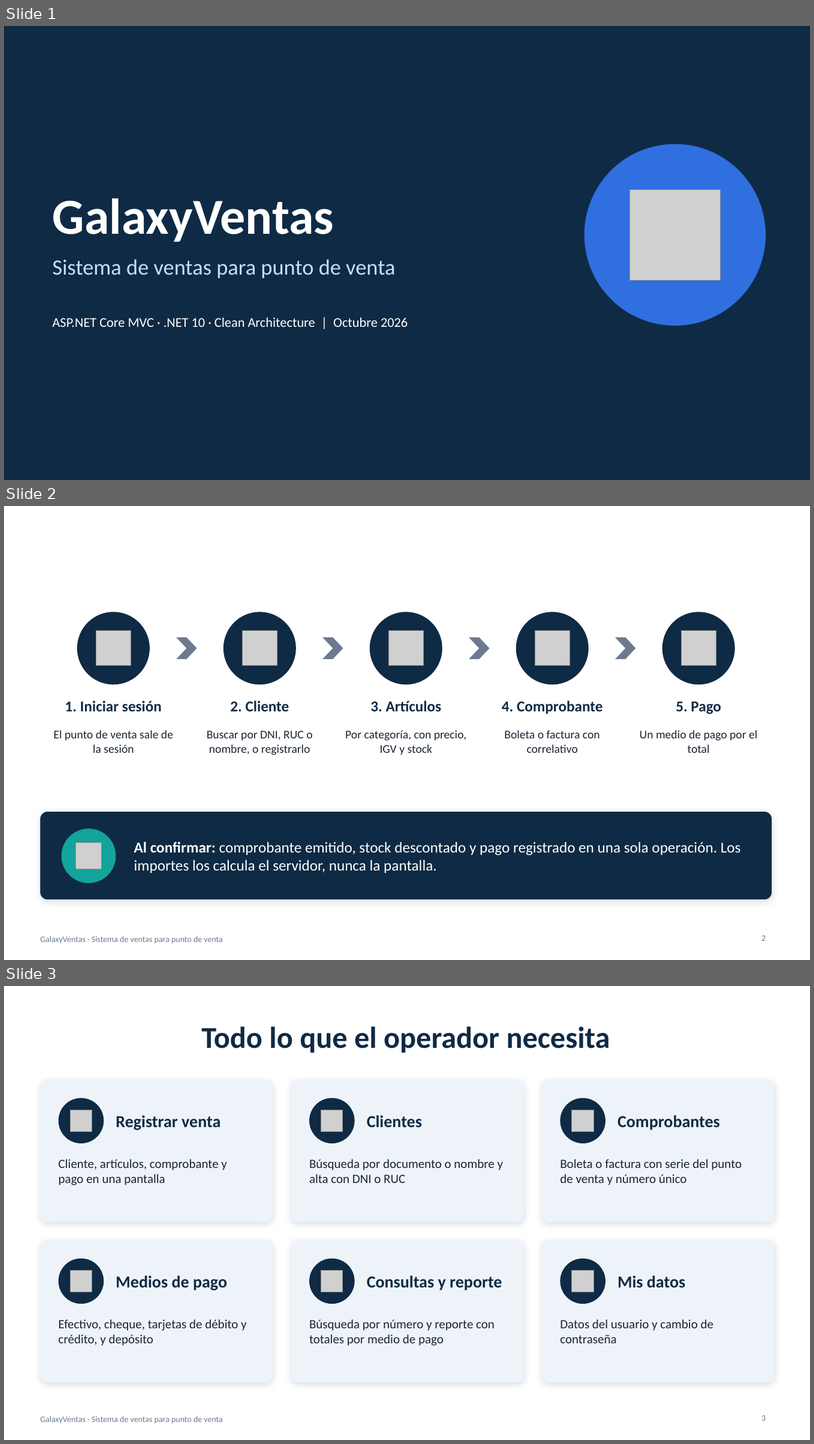
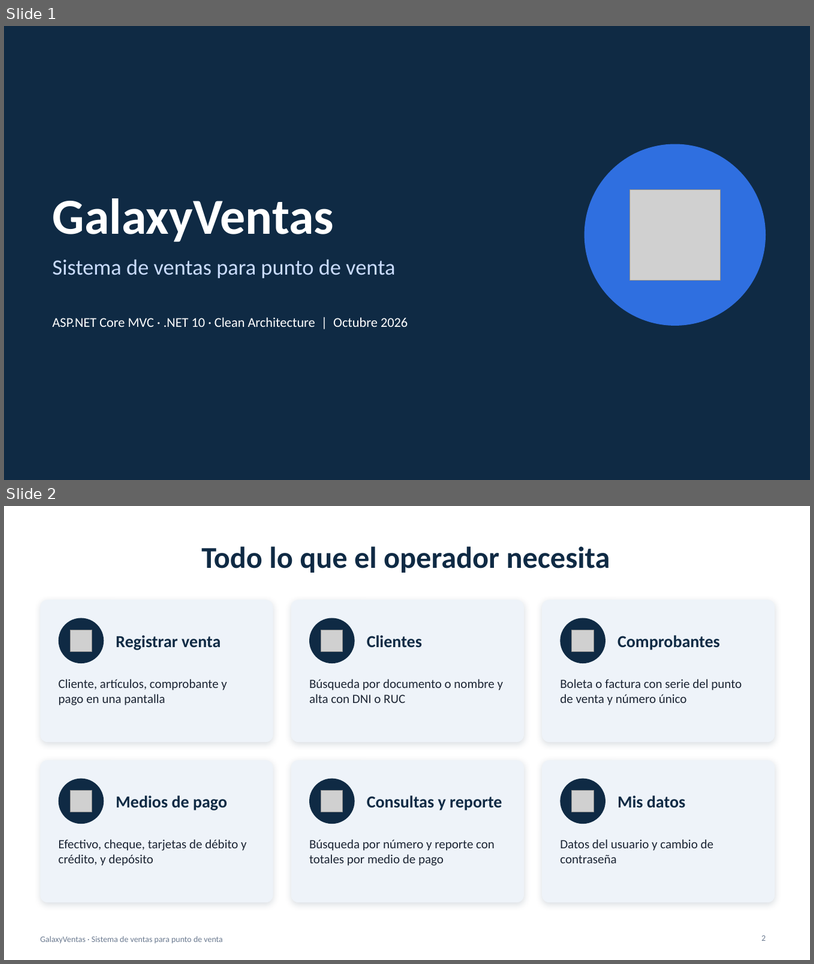
Before and after one commit to JuanElio/GalaxyVentas, a slide deck: Docs/GalaxyVentas-presentacion.pptx. Shown one above the other, each under a label of ours: slides 1, 2 and 3 before the commit, slides 1 and 2 after it. The pictures are 814x1444 and 814x964 pixels, drawn with LibreOffice and Linux fonts; fonts in the diff are those of the drawing; grey boxes stand for pictures. Boxes give left, top, right and bottom in pixels: in the first picture for what was removed or moved away, otherwise in the second. Text is boxed around its words. In the diff, an @@ line names an element or a change of style, - is before the commit and + after.

```diff
--- a/Docs/GalaxyVentas-presentacion.pptx
+++ b/Docs/GalaxyVentas-presentacion.pptx
@@ slide 2 removed at (4, 506, 810, 960), background #FFFFFF; not listed: 1 template element that a slide beside it also shows @@
@@ ellipse removed at (77, 612, 150, 684) @@
@@ ellipse removed at (224, 612, 296, 684) @@
@@ ellipse removed at (370, 612, 443, 684) @@
@@ ellipse removed at (516, 612, 589, 684) @@
@@ ellipse removed at (663, 612, 735, 684) @@
@@ picture removed at (96, 631, 131, 666) @@
@@ picture removed at (242, 631, 278, 666) @@
@@ picture removed at (389, 631, 424, 666) @@
@@ picture removed at (535, 631, 570, 666) @@
@@ picture removed at (681, 631, 717, 666) @@
@@ chevron removed at (176, 637, 197, 659) @@
@@ chevron removed at (323, 637, 344, 659) @@
@@ chevron removed at (469, 637, 490, 659) @@
@@ chevron removed at (615, 637, 636, 659) @@
@@ text removed at (65, 700, 162, 712) @@
-1. Iniciar sesión
@@ text removed at (230, 700, 290, 711) @@
-2. Cliente
@@ text removed at (371, 700, 442, 711) @@
-3. Artículos
@@ text removed at (502, 700, 603, 714) @@
-4. Comprobante
@@ text removed at (676, 701, 722, 714) @@
-5. Pago
@@ text removed at (54, 730, 173, 753) @@
-El punto de venta sale de la sesión
@@ text removed at (207, 730, 312, 755) @@
-Buscar por DNI, RUC o nombre, o registrarlo
@@ text removed at (345, 730, 467, 754) @@
-Por categoría, con precio, IGV y stock
@@ text removed at (504, 730, 600, 753) @@
-Boleta o factura con correlativo
@@ text removed at (640, 730, 758, 753) @@
-Un medio de pago por el total
@@ rounded rectangle removed at (40, 811, 772, 899) @@
@@ ellipse removed at (62, 828, 116, 883) @@
@@ picture removed at (75, 843, 101, 868) @@
@@ text removed at (134, 841, 741, 873) @@
-Al confirmar: comprobante emitido, stock descontado y pago registrado en una sola operación. Los importes los calcula el servidor, nunca la pantalla.
@@ page number removed at (762, 935, 766, 940) @@
-2
@@ what was slide 3 is now slide 2 @@
```
Also in this commit, not shown: 2 slides changed, 2 other slides removed.
